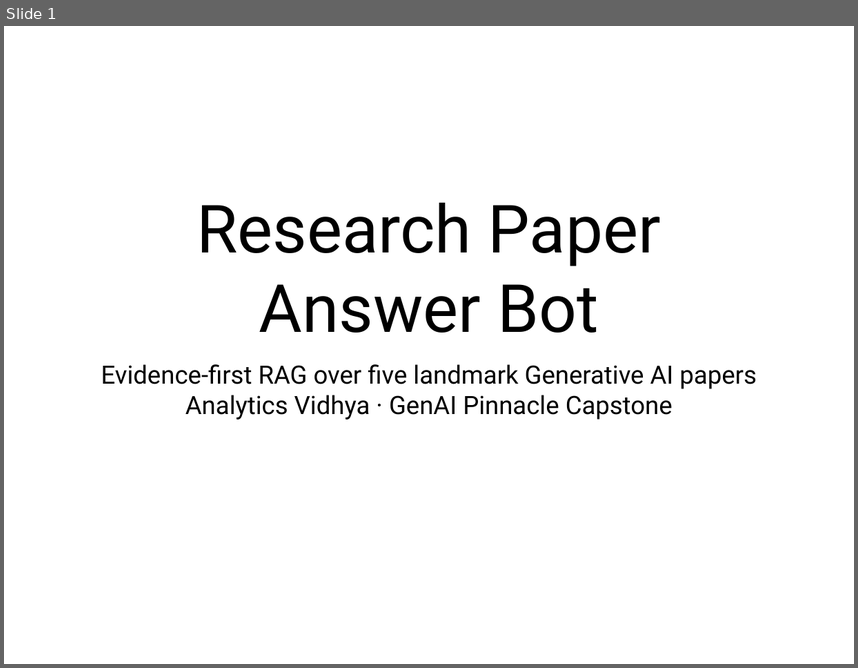
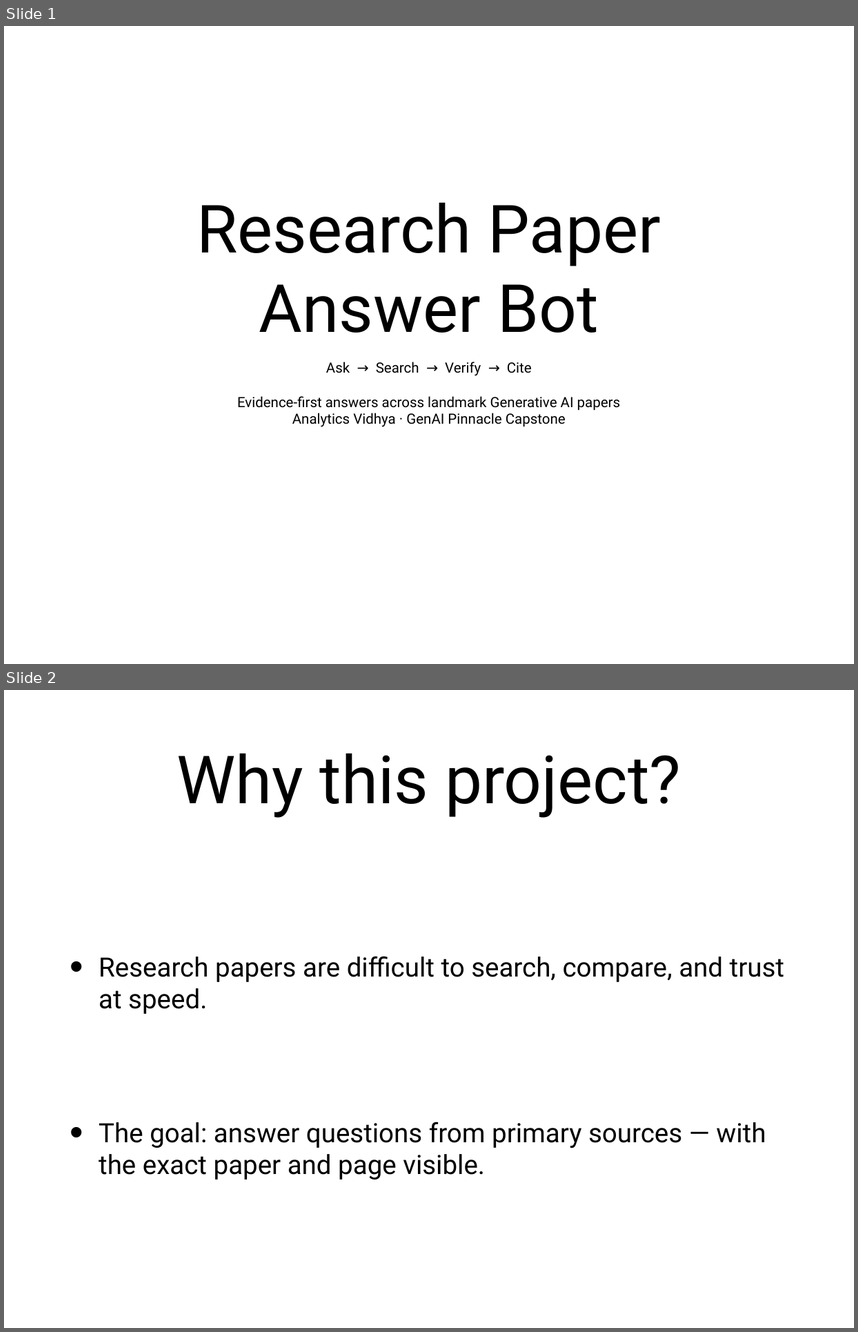
Before and after one commit to dineshshan10/Research_Paper_Capstone, a slide deck: docs/Research_Paper_Capstone_Presentation.pptx. Shown one above the other, each under a label of ours: slide 1 before the commit, slides 1 and 2 after it. The pictures are 858x668 and 858x1332 pixels, drawn with LibreOffice and Linux fonts; fonts in the diff are those of the drawing. Boxes give left, top, right and bottom in pixels: in the first picture for what was removed or moved away, otherwise in the second. Text is boxed around its words. In the diff, an @@ line names an element or a change of style, - is before the commit and + after.

Commit message:
Redesign capstone presentation

```diff
--- a/docs/Research_Paper_Capstone_Presentation.pptx
+++ b/docs/Research_Paper_Capstone_Presentation.pptx
@@ slide 2 added at box(4, 690, 854, 1328), background #FFFFFF @@
@@ title added at box(176, 753, 681, 818), 80 pt, text #000000 @@
+Why this project?
@@ text added at box(99, 956, 784, 1179), 32 pt, text #000000 @@
+• Research papers are difficult to search, compare, and trust at speed.
+• The goal: answer questions from primary sources — with the exact paper and page visible.
@@ slide 1 changed as well @@
@@ subtitle at box(237, 361, 620, 410): text changed; size 30.3 to 17 pt @@
-Evidence-first RAG over five landmark Generative AI papers
+Ask → Search → Verify → Cite
+Evidence-first answers across landmark Generative AI papers
@@ subtitle at box(292, 412, 566, 427): size 30.3 to 17 pt in "Analytics Vidhya · GenAI Pinnacle Capstone" @@
```
Also in this commit, not shown: 4 other slides changed, 4 other slides added, 5 slides removed, 1 other file.
